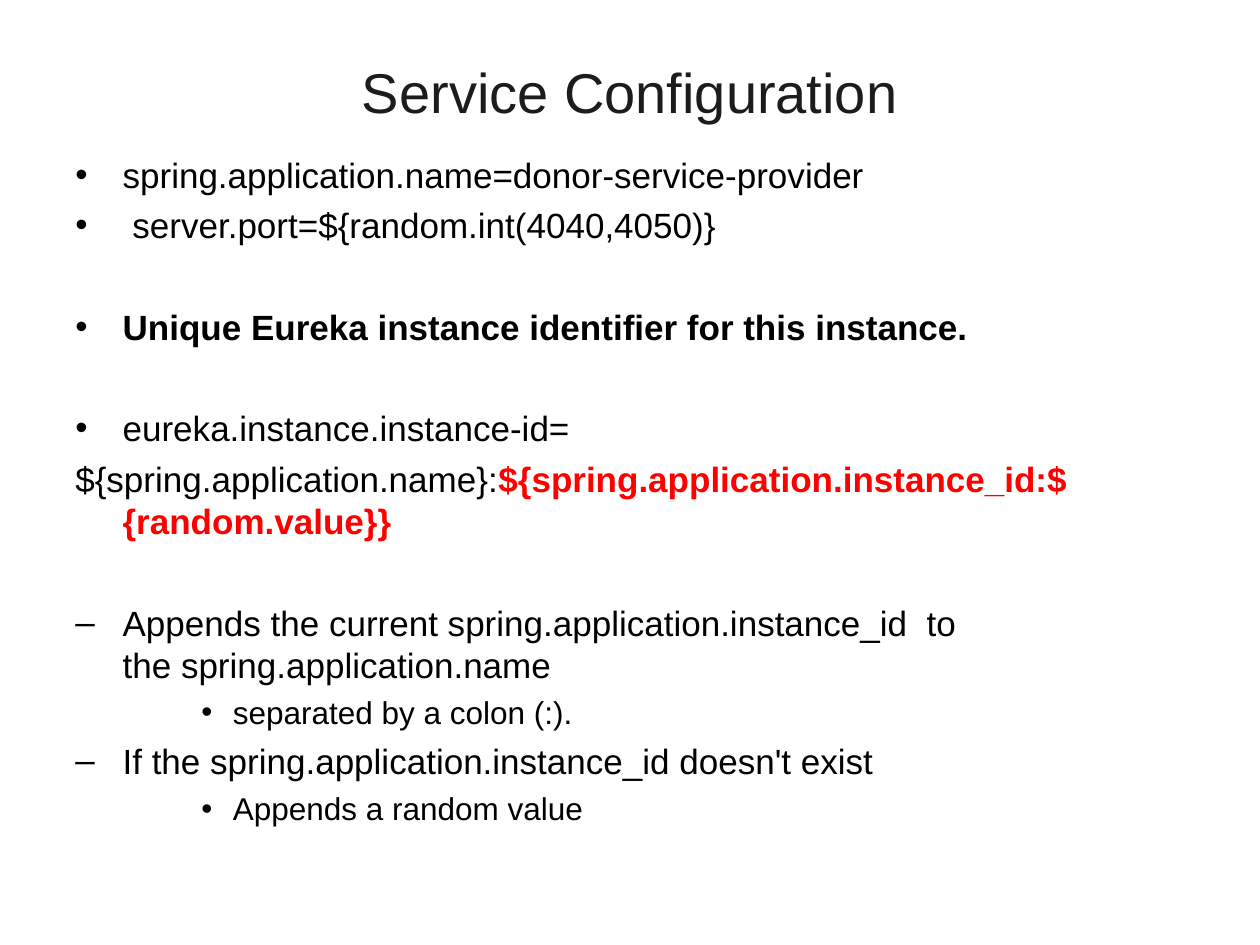
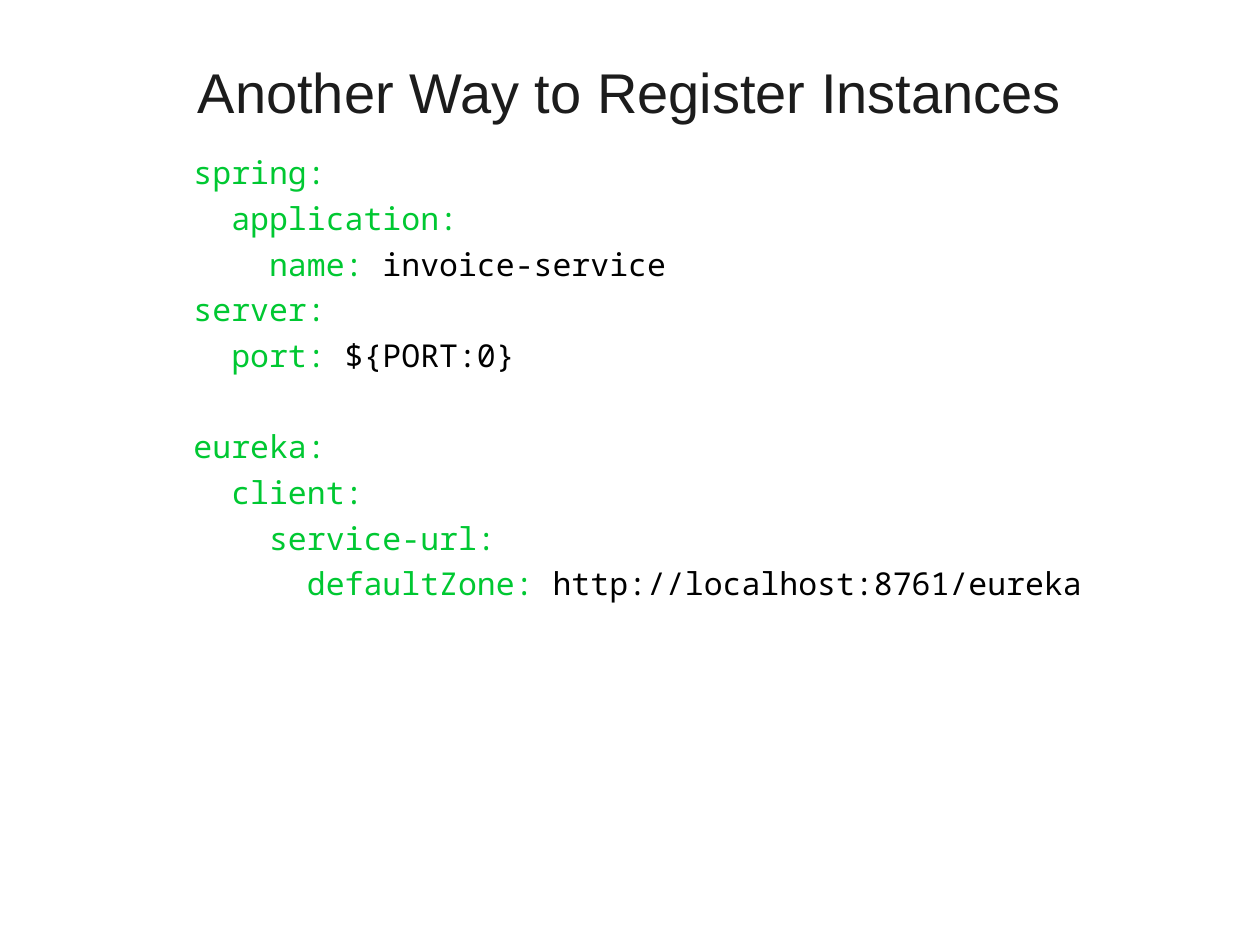
Before and after one commit to vatsank/spring_presentations, a slide deck: slide 113 of SpringMicroService_Module1_Ver01.ppt (slide 101 before the commit). Drawn at 1260x945 pixels with LibreOffice and Linux fonts; fonts in the diff are those of the drawing; background and template pictures are left out. Boxes give left, top, right and bottom in pixels: in the first picture for what was removed or moved away, otherwise in the second. Text is boxed around its words. In the diff, an @@ line names an element or a change of style, - is before the commit and + after.

```diff
--- a/SpringMicroService_Module1_Ver01.ppt
+++ b/SpringMicroService_Module1_Ver01.ppt
@@ title at [198,72,1061,124]: text changed @@
-Service Configuration
+Another Way to Register Instances
@@ text at [193,160,1082,603]: text changed; size 20 to 18 pt; font Arial to Noto Sans Mono; text colour #000000 to #00C832 @@
-• spring.application.name=donor-service-provider
-• server.port=${random.int(4040,4050)}
-  • Unique Eureka instance identifier for this instance.
-• eureka.instance.instance-id=
-  ${spring.application.name}:${spring.application.instance_id:${random.value}}
-  – Appends the current spring.application.instance_id to the spring.application.name
-    • separated by a colon (:).
-  – If the spring.application.instance_id doesn't exist
-    • Appends a random value
+    spring:
+    application:
+    name: invoice-service
+    server:
+    port: ${PORT:0}
+    eureka:
+    client:
+    service-url:
+    defaultZone: http://localhost:8761/eureka
```
Also in this commit, not shown: 46 other slides changed, 22 slides added, 4 slides removed, 2 other files.
